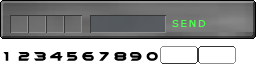
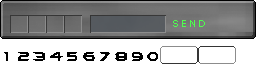
Two versions of the same layered image (256x64). Layer-by-layer changes:
painted on "SEND" over <box>172,20,206,27</box>
painted on "1 2 3 4 5 6 7 8 9 0" over <box>3,52,158,61</box>
